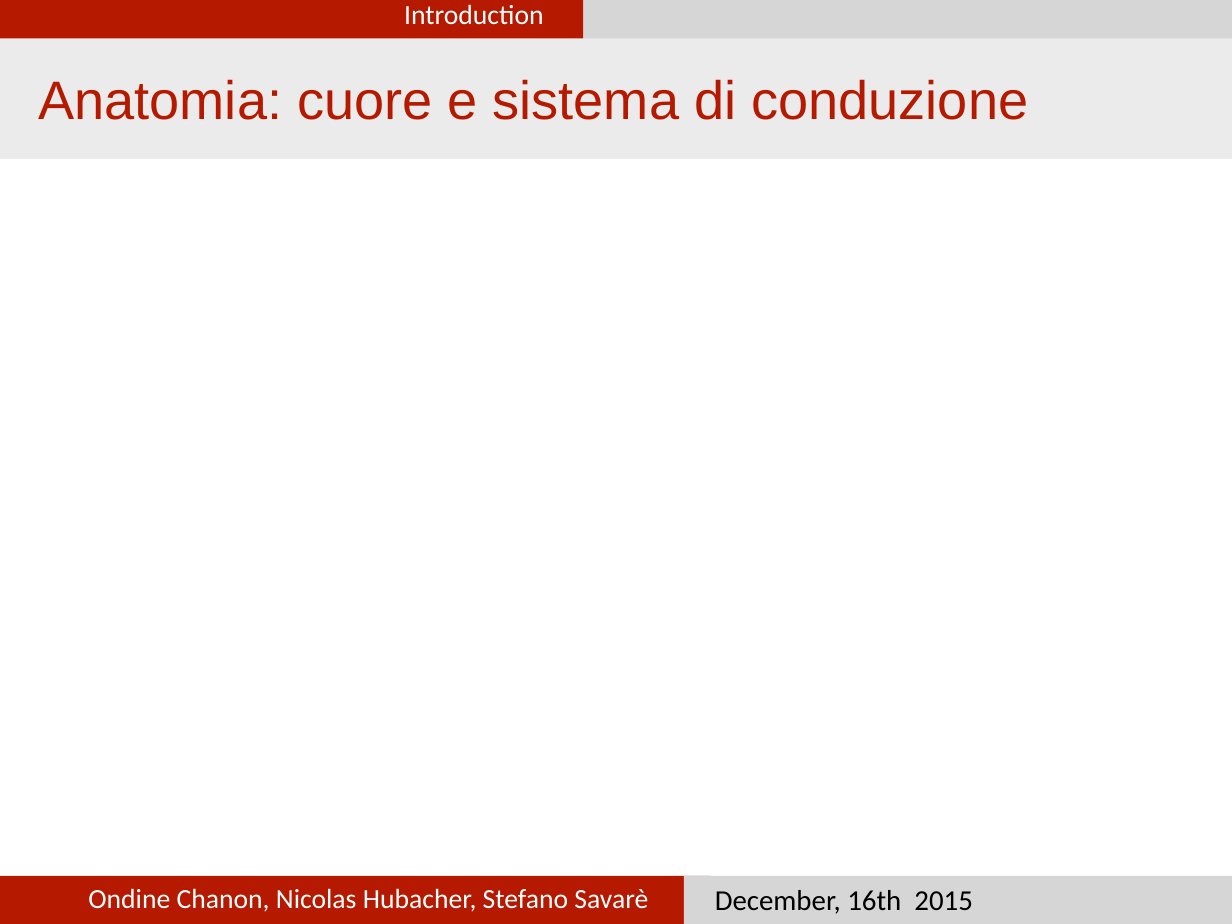
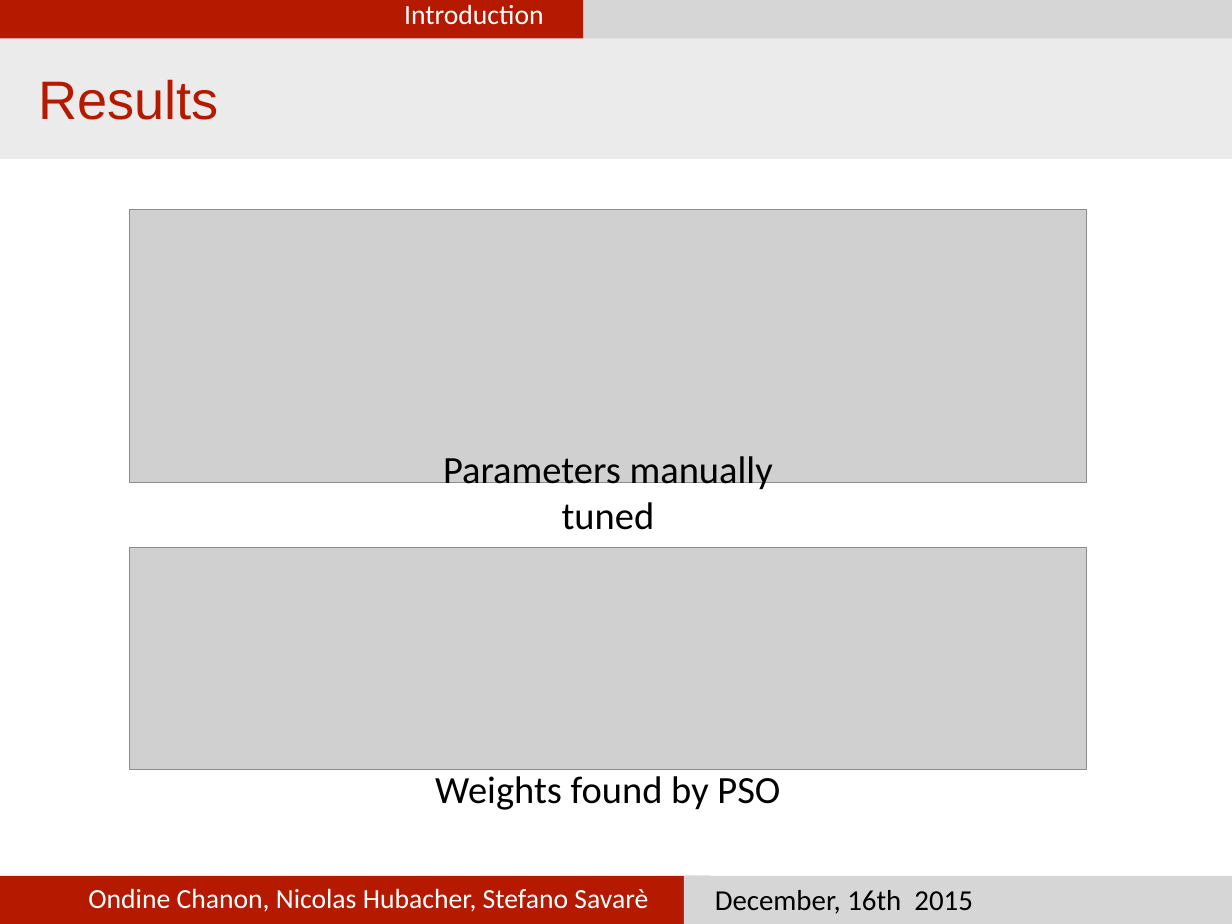
Before and after one commit to nhubi/disProject, a slide deck: slide 10 of Presentation/presentation.pptx. Drawn at 1232x924 pixels with LibreOffice and Linux fonts; fonts in the diff are those of the drawing; grey boxes stand for pictures. Boxes give left, top, right and bottom in pixels: in the first picture for what was removed or moved away, otherwise in the second. Text is boxed around its words. In the diff, an @@ line names an element or a change of style, - is before the commit and + after.

Commit message:
2 slides of results

```diff
--- a/Presentation/presentation.pptx
+++ b/Presentation/presentation.pptx
@@ text at [38, 79, 219, 120]: text changed @@
-Anatomia: cuore e sistema di conduzione
+Results
@@ picture added at [129, 210, 1087, 482] @@
@@ text added at [443, 456, 773, 530], 32 pt, text #000000 @@
+Parameters manually tuned
@@ picture added at [129, 548, 1087, 769] @@
@@ text added at [435, 776, 780, 810], 32 pt, text #000000 @@
+Weights found by PSO
```
Also in this commit, not shown: 2 other slides changed, 1 other file.
